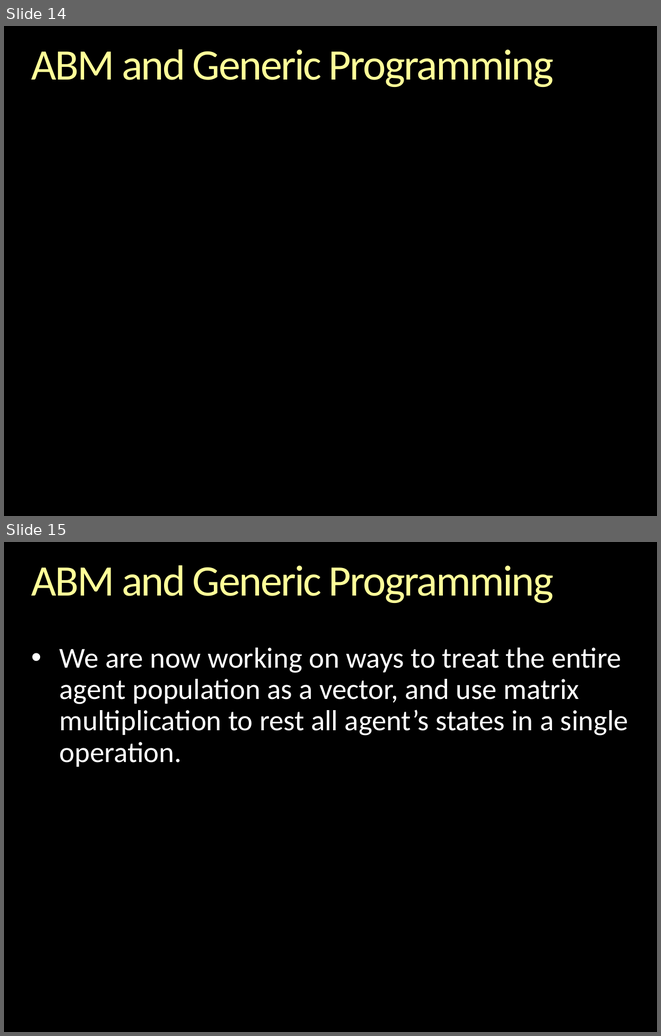
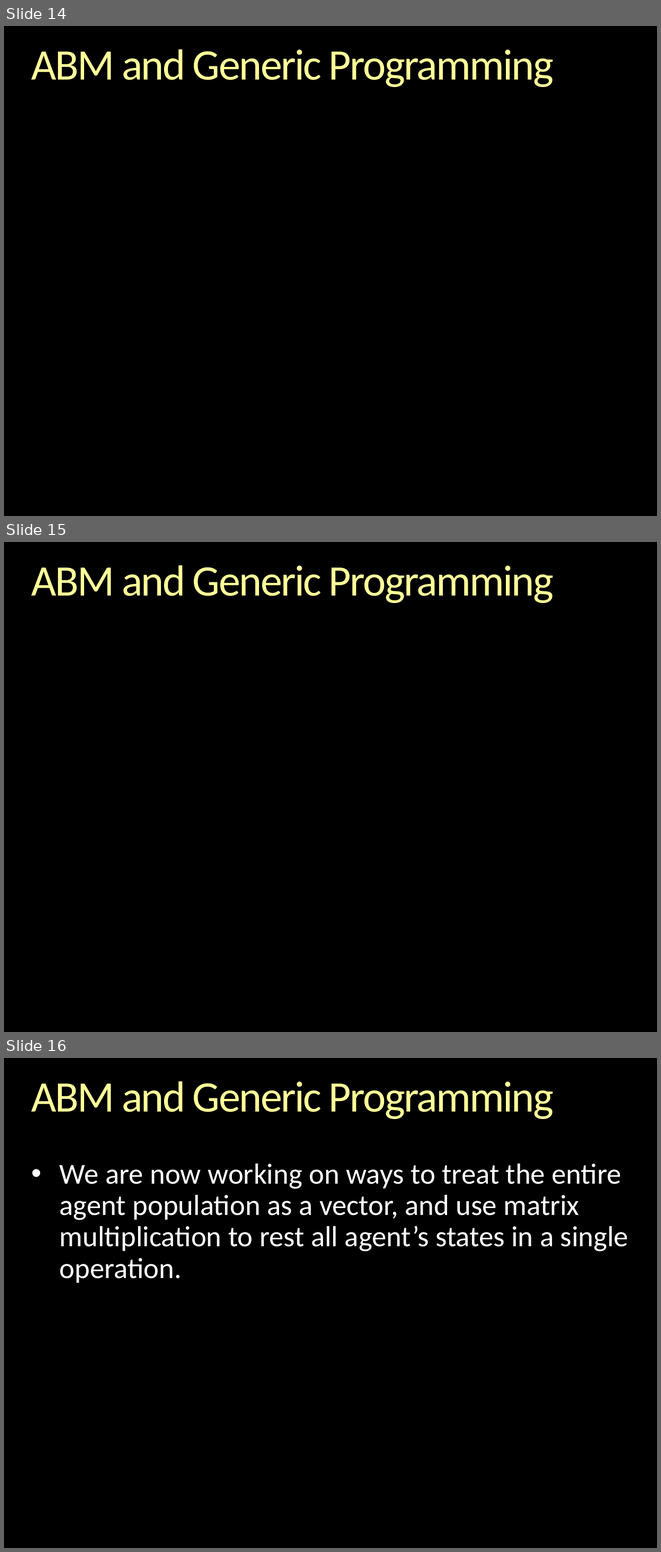
Before and after one commit to gcallah/indras_net, a slide deck: docs/GenericProgrammingAndABM.pptx. Shown one above the other, each under a label of ours: slides 14 and 15 before the commit, slides 14, 15 and 16 after it. The pictures are 661x1036 and 661x1552 pixels, drawn with LibreOffice and Linux fonts; fonts in the diff are those of the drawing; background and template pictures are left out. Boxes give left, top, right and bottom in pixels: in the first picture for what was removed or moved away, otherwise in the second. Text is boxed around its words. In the diff, an @@ line names an element or a change of style, - is before the commit and + after.

```diff
--- a/docs/GenericProgrammingAndABM.pptx
+++ b/docs/GenericProgrammingAndABM.pptx
@@ slide 15 added at (4, 542, 657, 1032), background picture (left out) @@
@@ title added at (31, 565, 554, 603), 48 pt, text gradient #FFFFB9 to #FFFF99 to #F6AE1E @@
+ABM and Generic Programming
@@ what was slide 15 is now slide 16 @@
```
Also in this commit, not shown: 2 slides changed.
